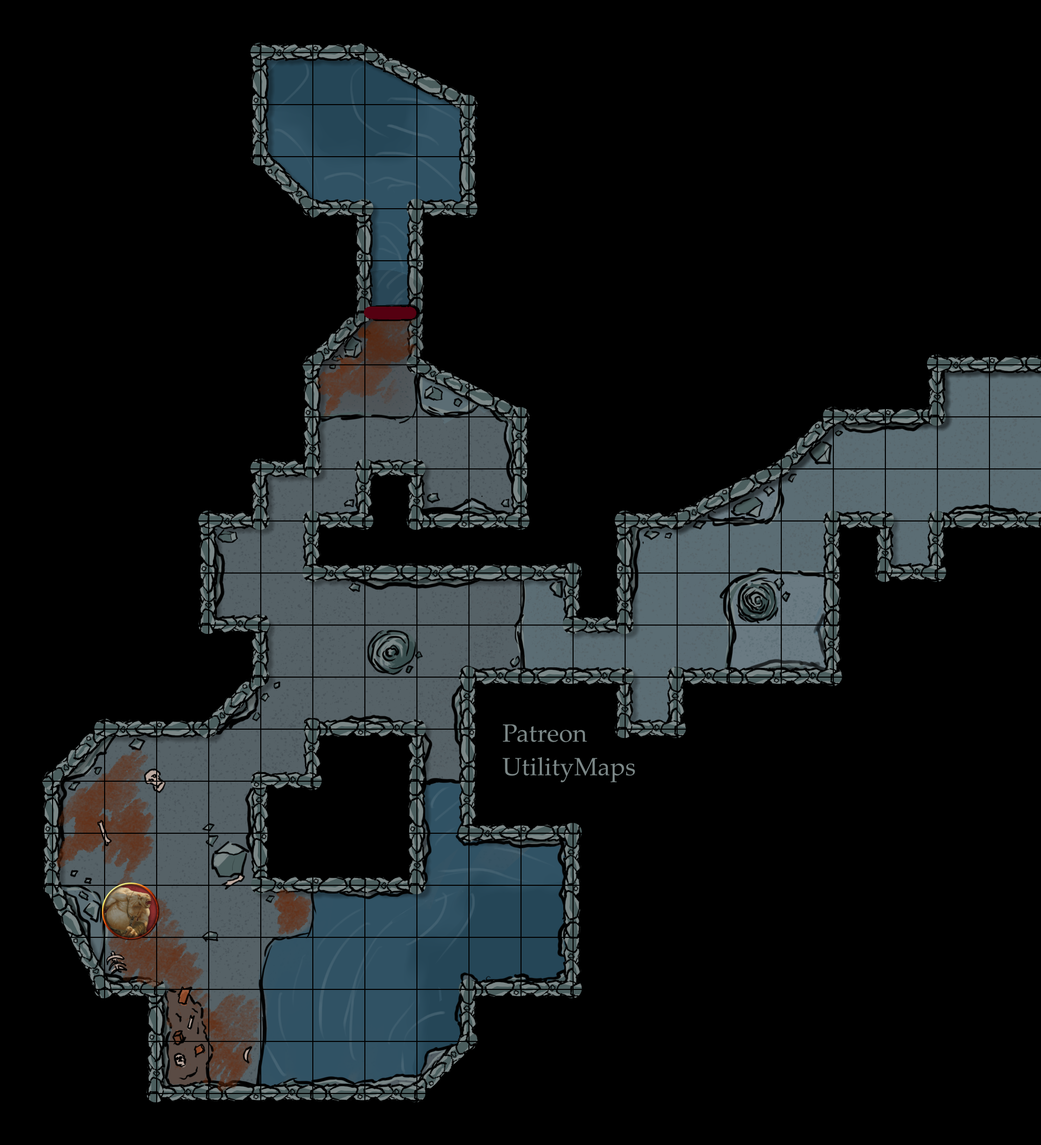
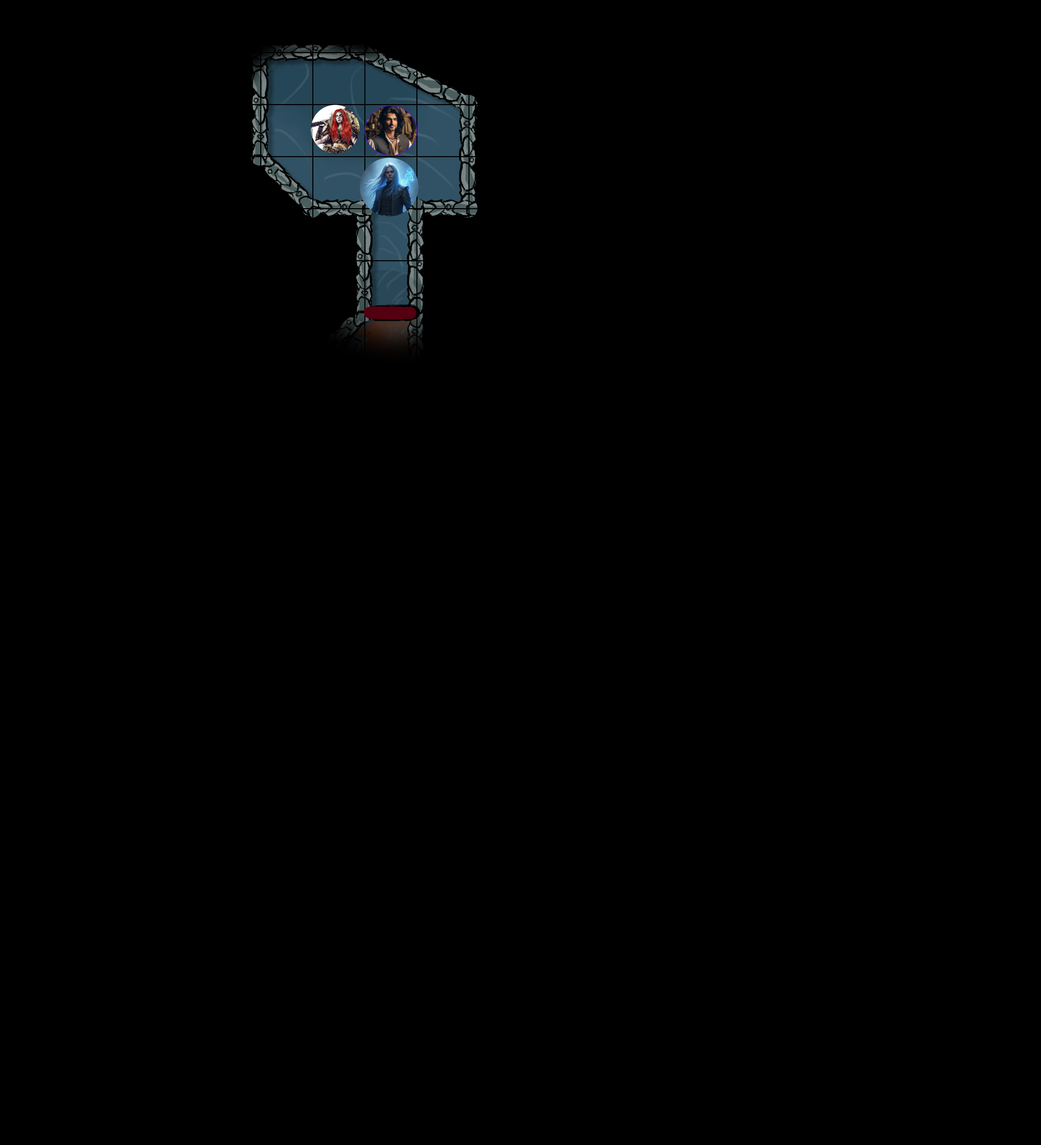
Comparing the layer stacks of the two w=1041, h=1145 images. Changes:
added layer "Tom Dondir_token.png" above "Nalla Ogolakanu_token.png" over [364, 105, 418, 157]
added layer "Nalla Ogolakanu_token.png" above "fow" over [310, 104, 360, 154]
showed "fow", painted on it over [42, 42, 1041, 1103]
